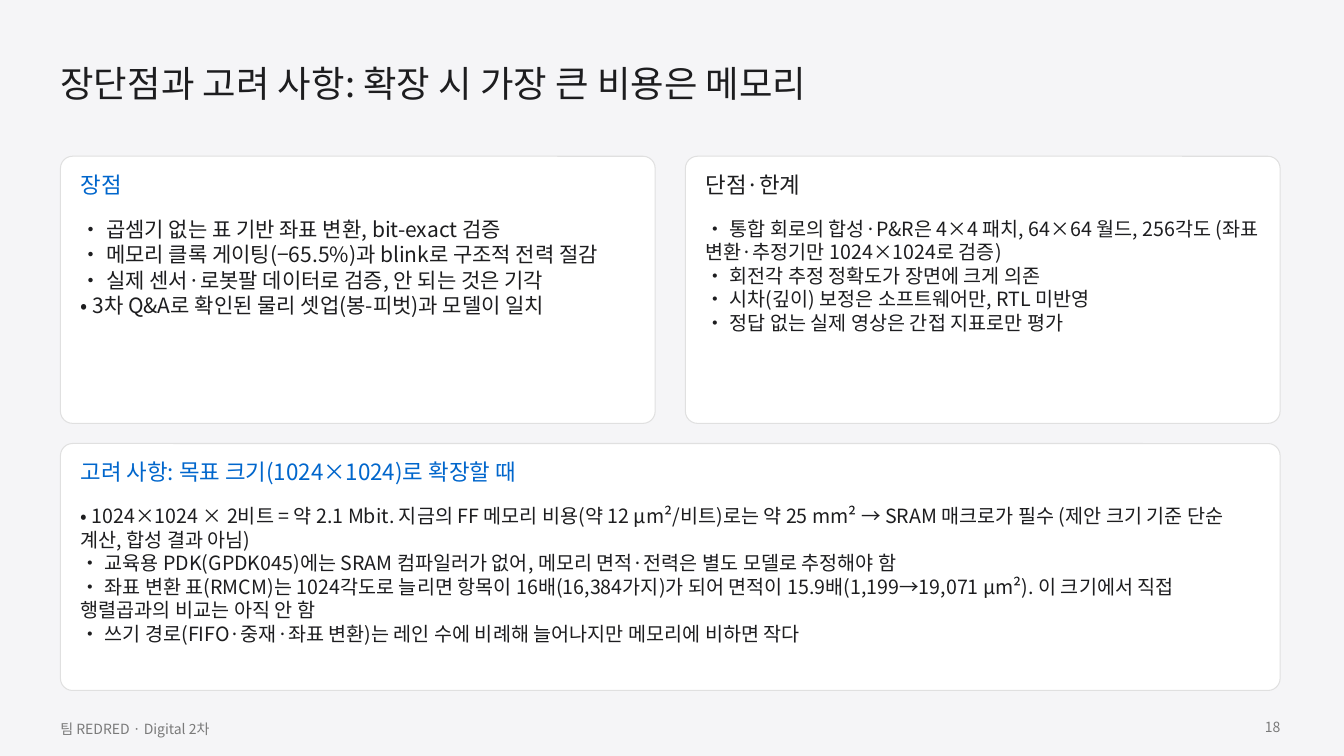
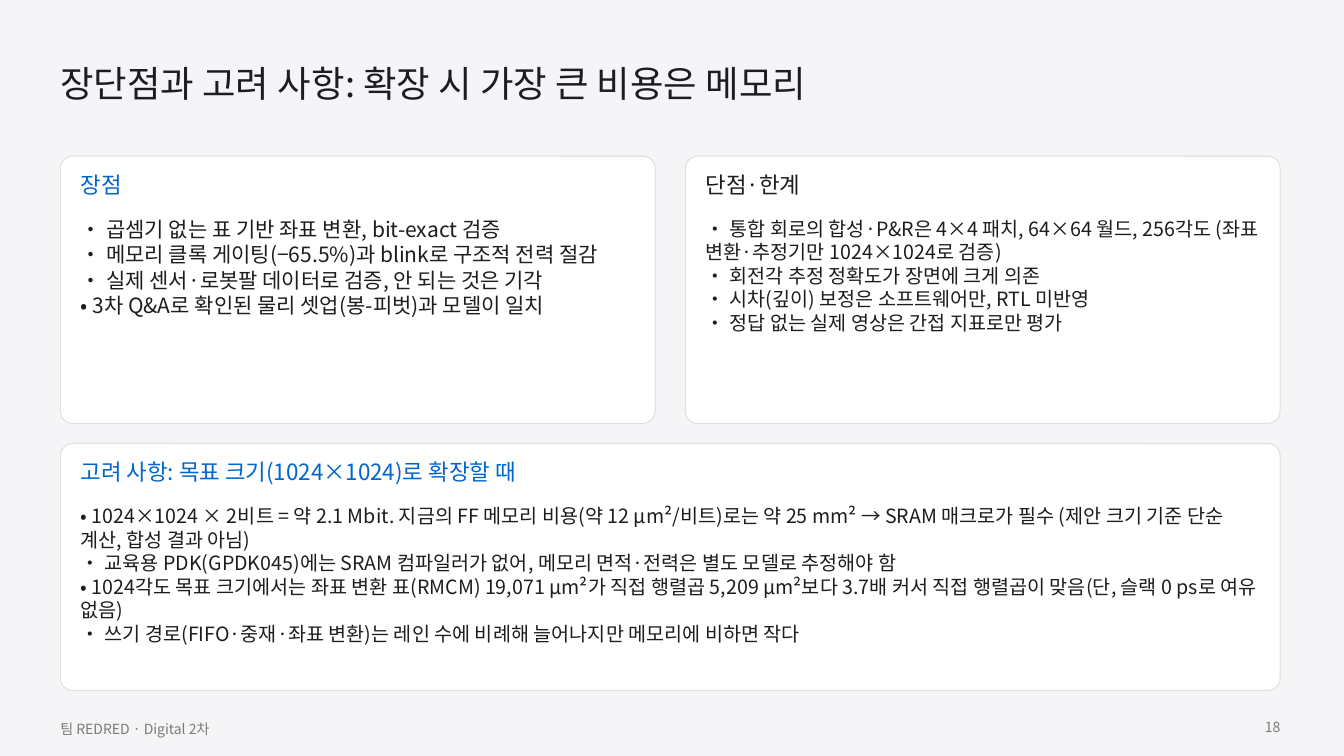
Before and after one commit to GangHeeJo/AI-SEMI, a slide deck: slide 18 of submission/REDRED_2차_발표자료.pptx. Drawn at 1344x756 pixels with LibreOffice and Linux fonts; fonts in the diff are those of the drawing. Boxes give left, top, right and bottom in pixels: in the first picture for what was removed or moved away, otherwise in the second. Text is boxed around its words. In the diff, an @@ line names an element or a change of style, - is before the commit and + after.

```diff
--- a/submission/REDRED_2차_발표자료.pptx
+++ b/submission/REDRED_2차_발표자료.pptx
@@ text at box(81, 573, 1257, 621): text changed @@
-• 좌표 변환 표(RMCM)는 1024각도로 늘리면 항목이 16배(16,384가지)가 되어 면적이 15.9배(1,199→19,071 µm²). 이 크기에서 직접 행렬곱과의 비교는 아직 안 함
+• 1024각도 목표 크기에서는 좌표 변환 표(RMCM) 19,071 µm²가 직접 행렬곱 5,209 µm²보다 3.7배 커서 직접 행렬곱이 맞음(단, 슬랙 0 ps로 여유 없음)
```
Also in this commit, not shown: 4 other slides changed, 29 other files.
